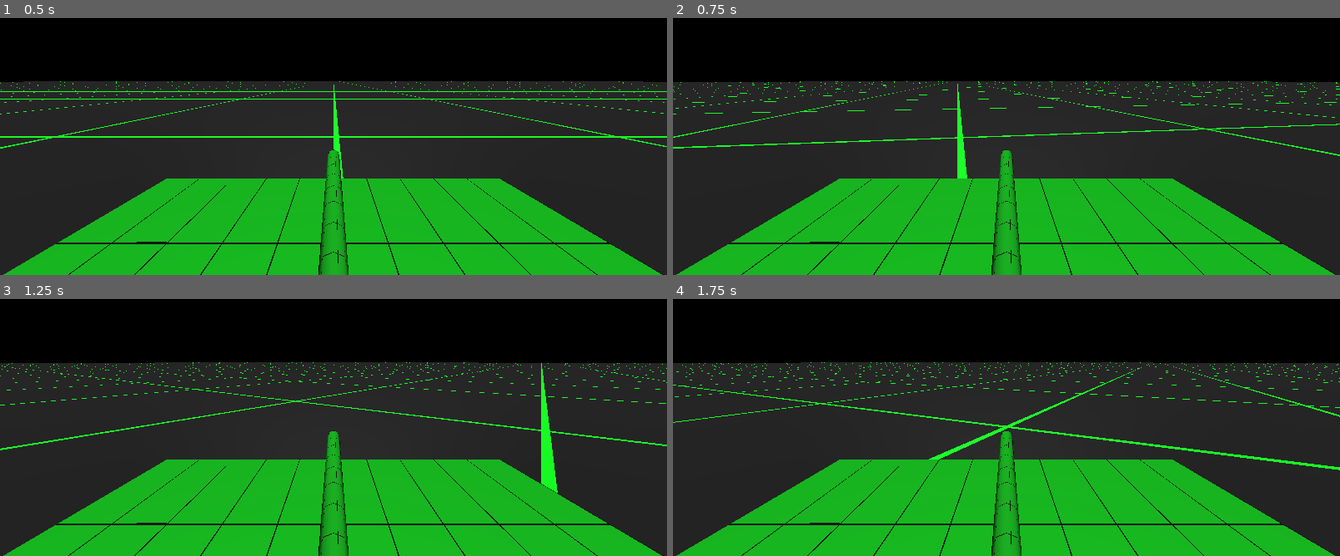
Above: before the commit, frames 1-4 (two rows, left to right).
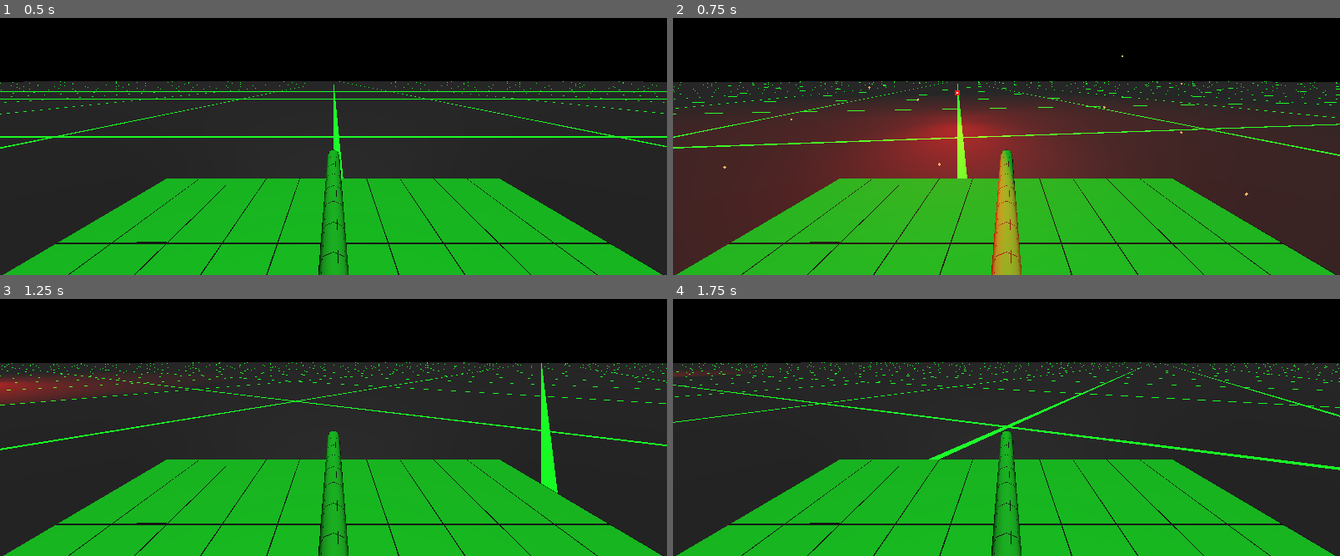
Above: after the commit, the same moments.

Repository: Kromey/spectre
Game: Godot game, scene res://Main.tscn
Same seed, same stepped clock (60 frames per second), same inputs: the game is played once before the commit and once after it.
Inputs:
- Up to frame 1 (0.5 s): no input
- Up to frame 2 (0.75 s): hold D (movement_right) from 0.53 s (still down); hold Space (action_shoot) from 0.53 s (still down)
- Up to frame 3 (1.25 s): keep holding D (movement_right); keep holding Space (action_shoot)
- Up to frame 4 (1.75 s): release D (movement_right) at 1.28 s; release Space (action_shoot) at 1.28 s; hold S (movement_backward) from 1.28 s (still down); tap Space (action_shoot) at 1.35 s

Frame 1 is identical in both runs. In frame 2, 33% of the frame differs, in the area x 0-90%, y 14-100%; in frame 3, 1.8%; in frame 4, 0.1%.

Commit message:
Reloading clears rate-of-fire timer

Diff:
--- a/tanks/BaseTank.gd
+++ b/tanks/BaseTank.gd
@@ -102,6 +102,8 @@
 func reload_immediate():
 	ammo = MAX_AMMO
 	reloading = false
+	# Ensure reloading clears fire rate timer
+	$FireRate.stop()
 
 func take_damage(_force, amount):
 	damage += amount
